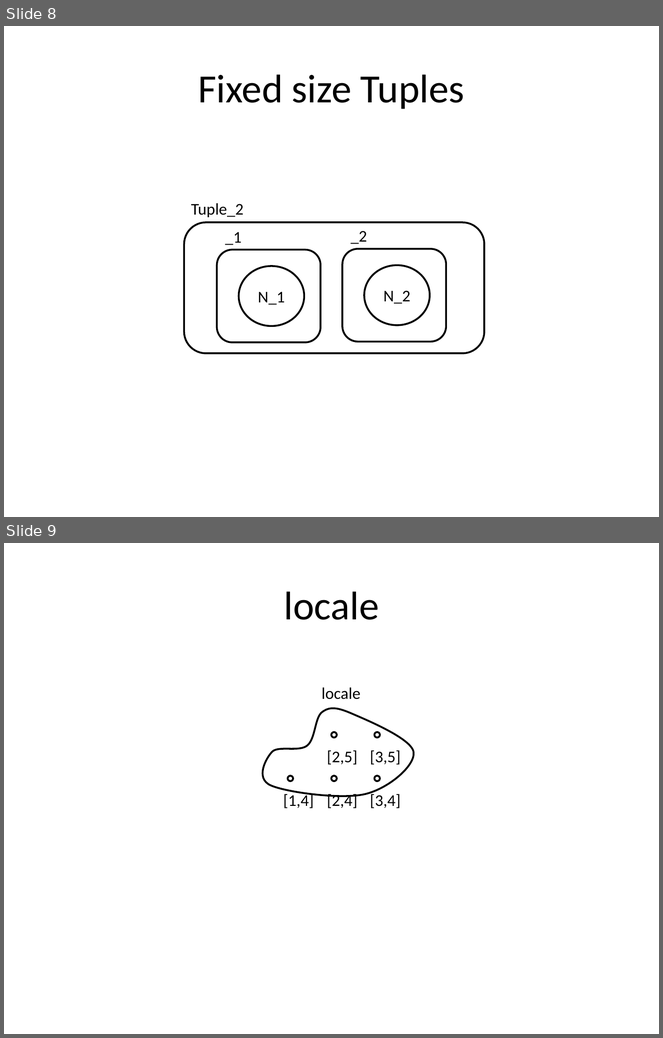
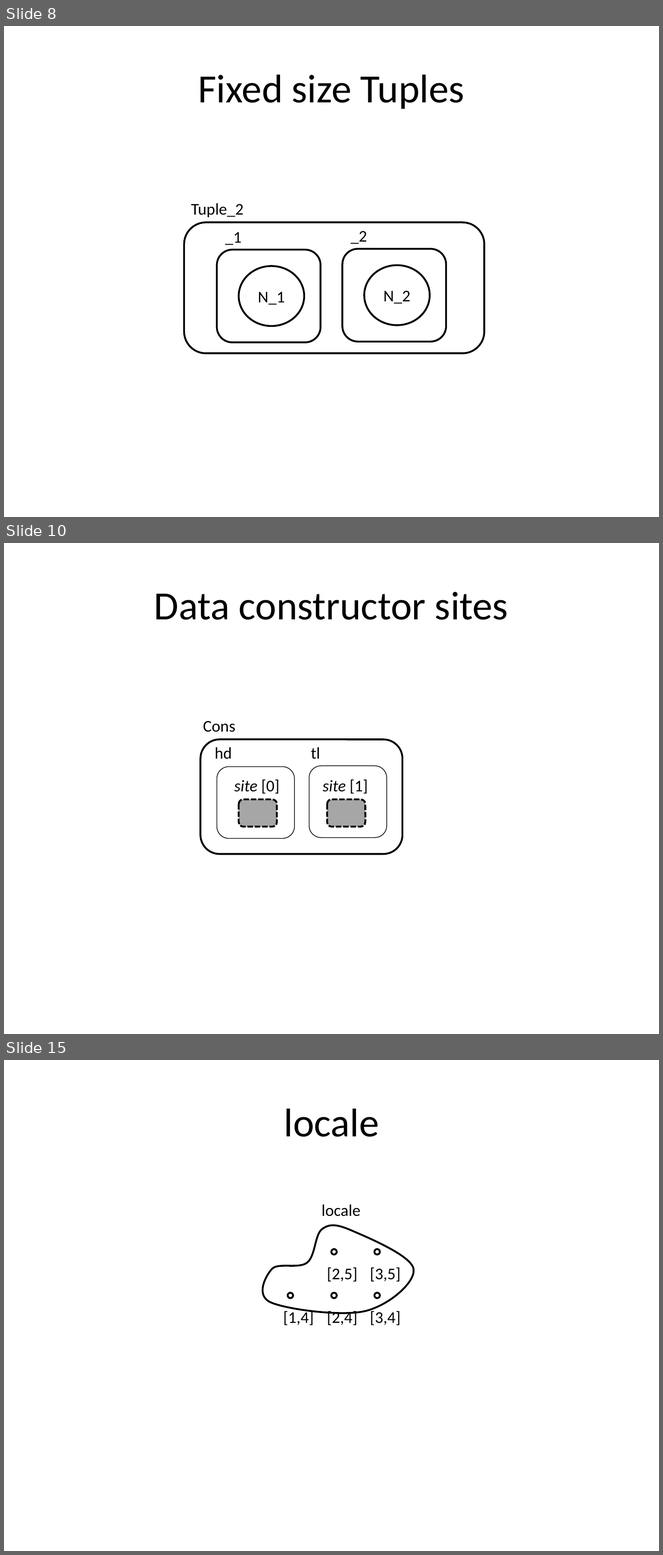
Before and after one commit to cgreenhalgh/bigraphspace, a slide deck: bigraphspace/docs/images/Cookbook_diagrams.pptx. Shown one above the other, each under a label of ours: slides 8 and 9 before the commit, slides 8, 10 and 15 after it; the slides between them are not shown. The pictures are 663x1038 and 663x1555 pixels, drawn with LibreOffice and Linux fonts; fonts in the diff are those of the drawing. Boxes give left, top, right and bottom in pixels: in the first picture for what was removed or moved away, otherwise in the second. Text is boxed around its words. In the diff, an @@ line names an element or a change of style, - is before the commit and + after.

```diff
--- a/bigraphspace/docs/images/Cookbook_diagrams.pptx
+++ b/bigraphspace/docs/images/Cookbook_diagrams.pptx
@@ slide 10 added at (4, 543, 659, 1034), background #FFFFFF @@
@@ title added at (154, 592, 508, 620), 44 pt, text #000000 @@
+Data constructor sites
@@ text added at (203, 721, 235, 732), 18 pt, text #000000 @@
+Cons
@@ rounded rectangle added at (201, 740, 402, 854), fill #FFFFFF, outline #000000 2 pt @@
@@ text added at (215, 747, 232, 759), 18 pt, text #000000 @@
+hd
@@ text added at (311, 747, 320, 759), 18 pt, text #000000 @@
+tl
@@ rounded rectangle added at (217, 767, 295, 839), fill #FFFFFF, outline #000000 0.75 pt @@
@@ rounded rectangle added at (309, 766, 387, 838), fill #FFFFFF, outline #000000 0.75 pt @@
@@ text added at (234, 780, 280, 794), 18 pt, text #000000, italic @@
+site [0]
@@ text added at (323, 780, 368, 794), 18 pt, text #000000, italic @@
+site [1]
@@ rounded rectangle added at (239, 800, 276, 827), fill #A6A6A6, outline #000000 2 pt dashed @@
@@ rounded rectangle added at (327, 800, 365, 827), fill #A6A6A6, outline #000000 2 pt dashed @@
@@ what was slide 9 is now slide 15 @@
```
Also in this commit, not shown: 5 other slides added, 7 other files.
